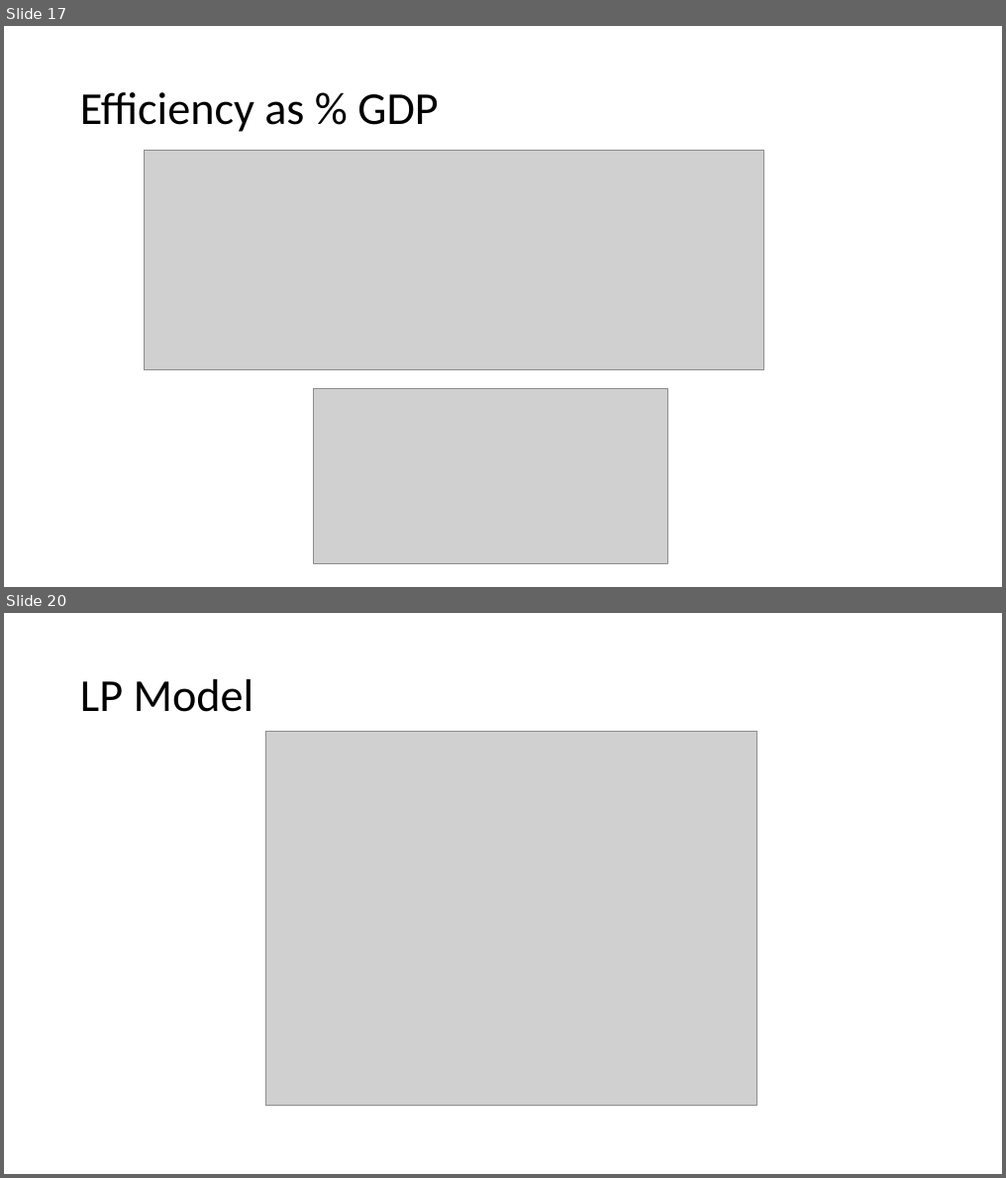
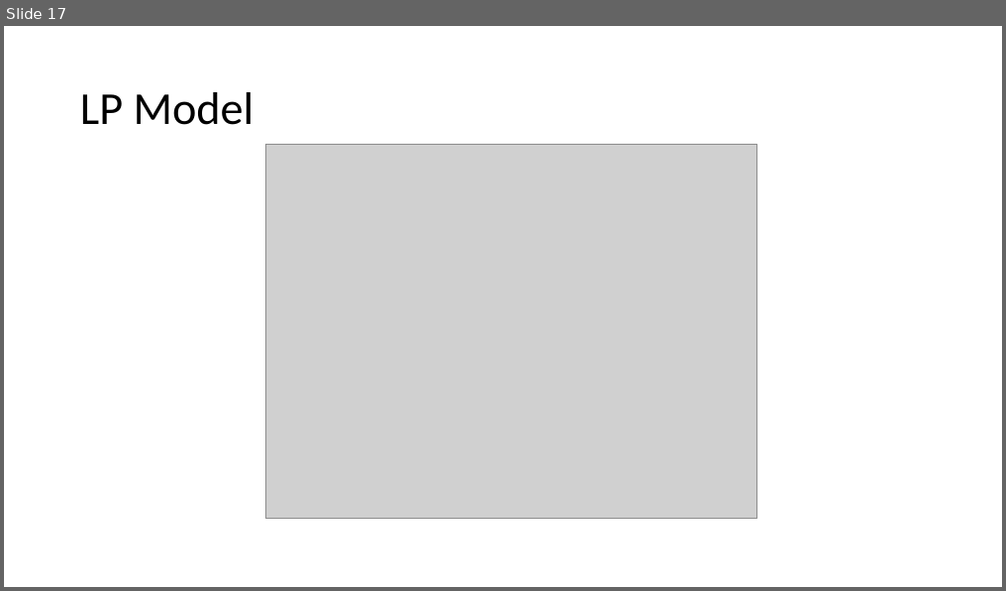
Before and after one commit to AndeyNunes/educationDEA, a slide deck: Project Presentation.pptx. Shown one above the other, each under a label of ours: slides 17 and 20 before the commit, slide 17 after it; the slides between them are not shown. The pictures are 1006x1178 and 1006x591 pixels, drawn with LibreOffice and Linux fonts; fonts in the diff are those of the drawing; grey boxes stand for pictures. Boxes give left, top, right and bottom in pixels: in the first picture for what was removed or moved away, otherwise in the second. Text is boxed around its words. In the diff, an @@ line names an element or a change of style, - is before the commit and + after.

```diff
--- a/Project Presentation.pptx
+++ b/Project Presentation.pptx
@@ slide 17 removed at <box>4,26,1002,587</box>, background #FFFFFF @@
@@ title removed at <box>80,92,438,132</box> @@
-Efficiency as % GDP
@@ picture removed at <box>144,150,764,371</box> @@
@@ picture removed at <box>313,388,667,565</box> @@
@@ what was slide 20 is now slide 17 @@
```
Also in this commit, not shown: 3 slides changed, 1 slide added, 7 other slides removed.
